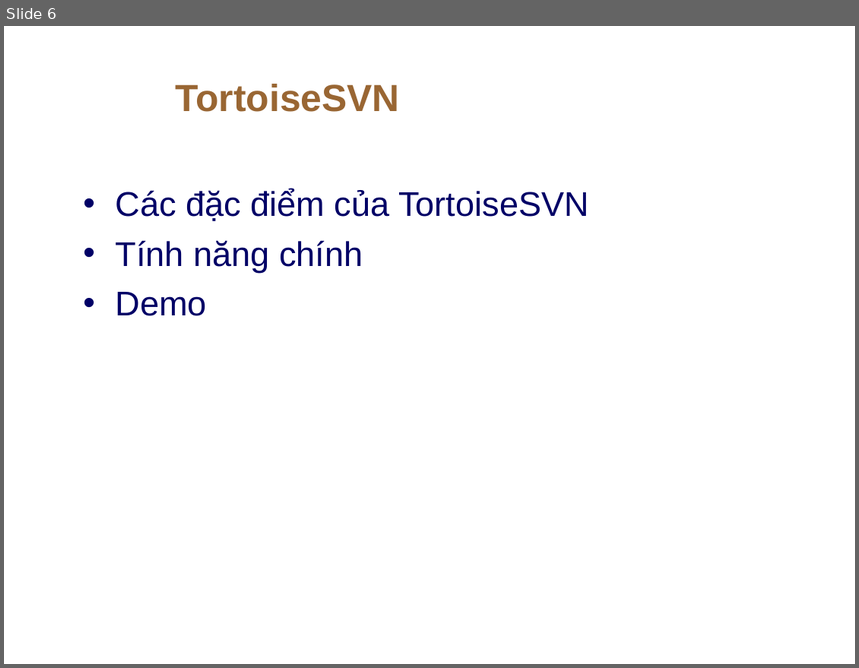
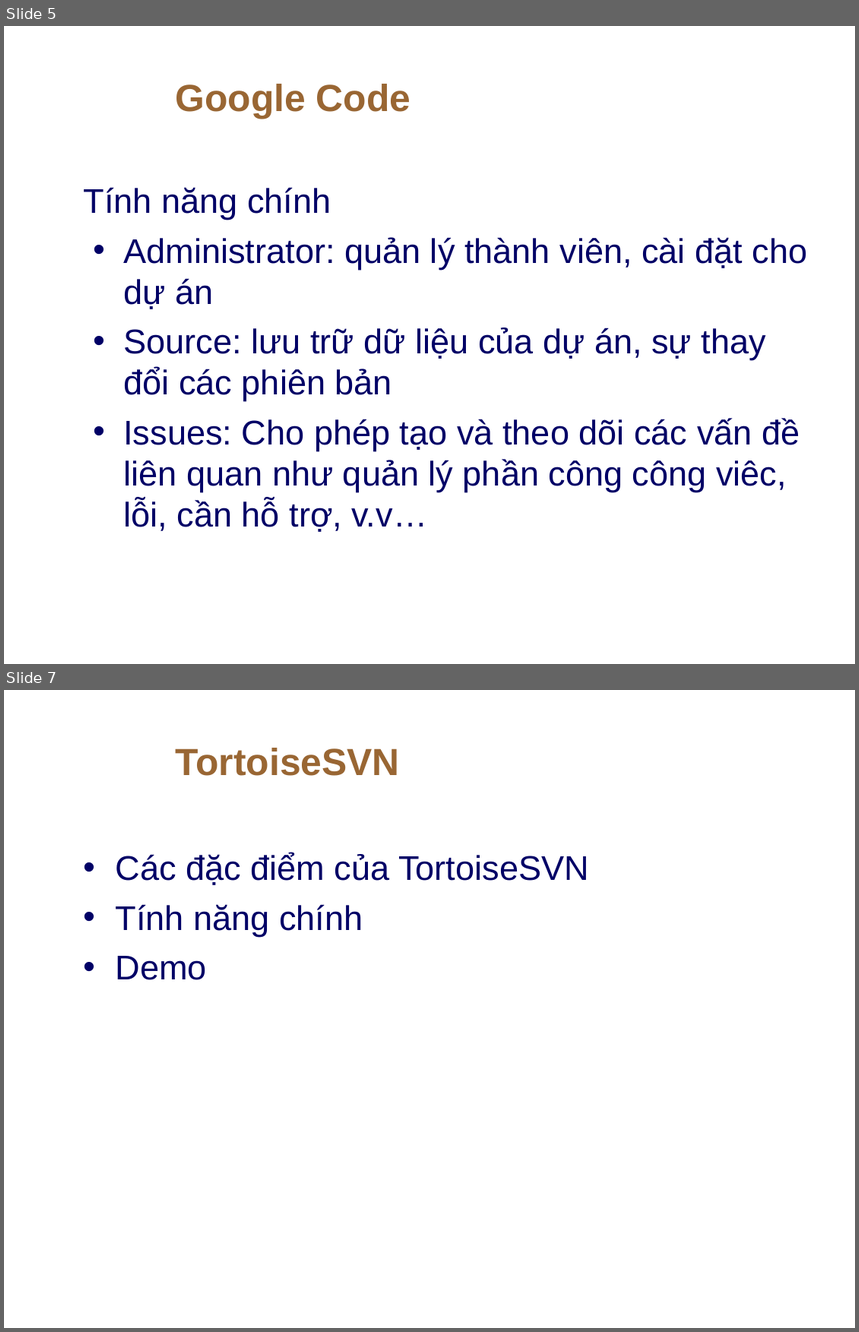
Before and after one commit to thanhphi0127/manager-configuration, a slide deck: doc/baitapso1/NHOM5_BAOCAO_BT1.ppt. Shown one above the other, each under a label of ours: slide 6 before the commit, slides 5 and 7 after it; the slides between them are not shown. The pictures are 859x668 and 859x1332 pixels, drawn with LibreOffice and Linux fonts; fonts in the diff are those of the drawing; background and template pictures are left out. Boxes give left, top, right and bottom in pixels: in the first picture for what was removed or moved away, otherwise in the second. Text is boxed around its words. In the diff, an @@ line names an element or a change of style, - is before the commit and + after.

Commit message:
Thêm phần mô tả Google Code và thêm slide

```diff
--- a/doc/baitapso1/NHOM5_BAOCAO_BT1.ppt
+++ b/doc/baitapso1/NHOM5_BAOCAO_BT1.ppt
@@ slide 5 added at [4,26,855,664], background picture (left out) @@
@@ title added at [176,84,411,119], 32 pt, text #996633, bold @@
+Google Code
@@ text added at [84,187,808,532], 29 pt, text #000066 @@
+Tính năng chính
+• Administrator: quản lý thành viên, cài đặt cho dự án
+• Source: lưu trữ dữ liệu của dự án, sự thay đổi các phiên bản
+• Issues: Cho phép tạo và theo dõi các vấn đề liên quan như quản lý phần công công viêc, lỗi, cần hỗ trợ, v.v…
@@ what was slide 6 is now slide 7 @@
```
Also in this commit, not shown: 4 slides changed, 1 other slide added, 1 slide removed, 1 other file.
